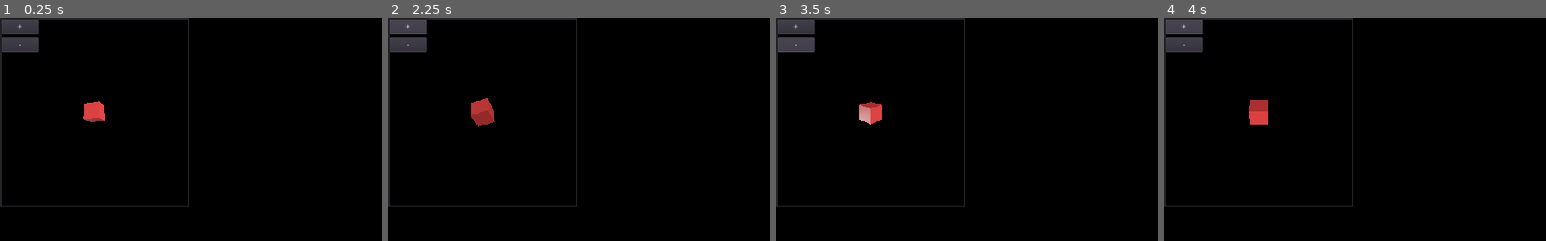
Above: before the commit, frames 1-4 (left to right).
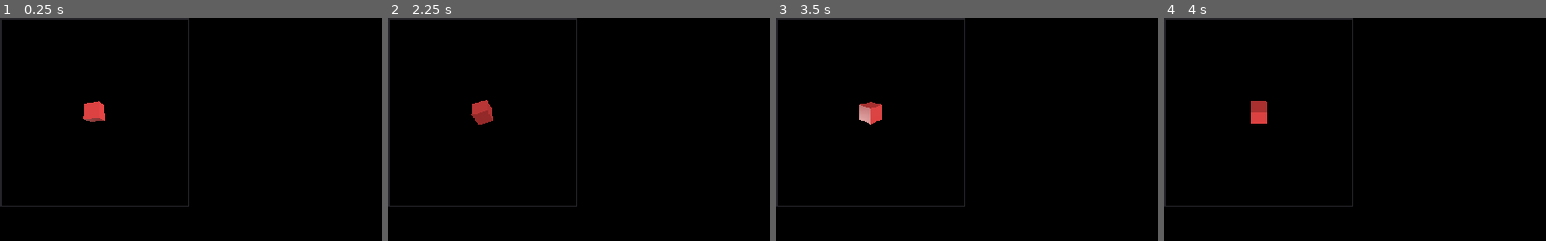
Above: after the commit, the same moments.

Repository: voxelv/blockbeat
Game: Godot game, scene res://main/main.tscn
Two runs of this game, one before a commit and one after it. Both use one fixed random seed, a clock stepped at 60 frames per second and the inputs below.
Inputs (mouse positions are % of the whole screen's width and height, from its top left):
- Up to frame 1 (0.25 s): no input
- Up to frame 2 (2.25 s): click (3, 2) at 0.5 s, where only the run before the commit has a clickable "+"; click (3, 6) at 1.25 s, where only the run before the commit has a clickable "-"; click (3, 2) at 2 s, where only the run before the commit has a clickable "+"
- Up to frame 3 (3.5 s): click (3, 6) at 2.75 s, where only the run before the commit has a clickable "-"
- Up to frame 4 (4 s): click (3, 2) at 3.5 s, where only the run before the commit has a clickable "+"
The pictures show only the part of the screen within x 0-50%, y 0-50%; the shares and areas given below are measured in that part.

The runs differ from the first frame. In frame 1, 1.3% of the frame differs, in the area x 0-11%, y 0-16%; in frame 2, 1.4%, in the area x 0-28%, y 0-49%; in frame 3, 1.3%; in frame 4, 1.4%.

Commit message:
more match checks

Diff:
--- a/src/main/main.tscn
+++ b/src/main/main.tscn
@@ -77,6 +77,8 @@
 visible = false
 
 [node name="VBoxContainer" type="VBoxContainer" parent="Control2/MarginContainer/Control"]
+editor/display_folded = true
+visible = false
 margin_right = 50.0
 margin_bottom = 50.0
 
--- a/src/util/autoload/shapes_lib.gd
+++ b/src/util/autoload/shapes_lib.gd
@@ -66,7 +66,12 @@
 		return(false)
 
 	var matched = true
-	for pos1 in shape1:
+	var filled_positions = []
+	for i in range(len(shape1)):
+		filled_positions.append(i)
+	for i in range(len(shape1)):
+		var pos1 = shape1[i]
+
 		# 4 rotations
 		var p1 = [ pos1[COORD.X], pos1[COORD.Y],  pos1[COORD.Z]]
 		var p2 = [ pos1[COORD.X], pos1[COORD.Y], -pos1[COORD.Z]]
@@ -88,6 +93,11 @@
 		if not (b1 or b2 or b3 or b4 or b5 or b6 or b7 or b8):
 			matched = false
 			break
+		else:
+			filled_positions[i] = true
+	for i in range(len(filled_positions)):
+		if not filled_positions[i]:
+			matched = false
 	return matched
 
 func pos_in_shape(pos:Array, shape:Array):
